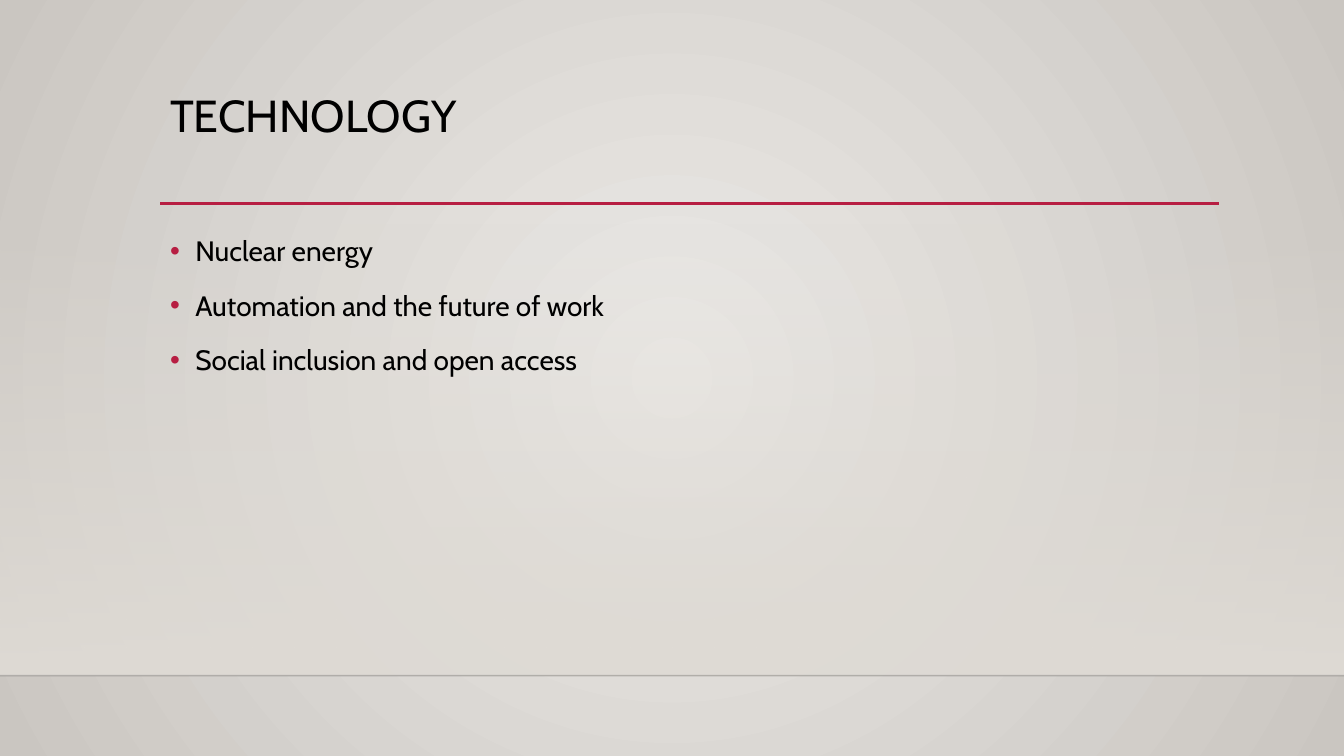
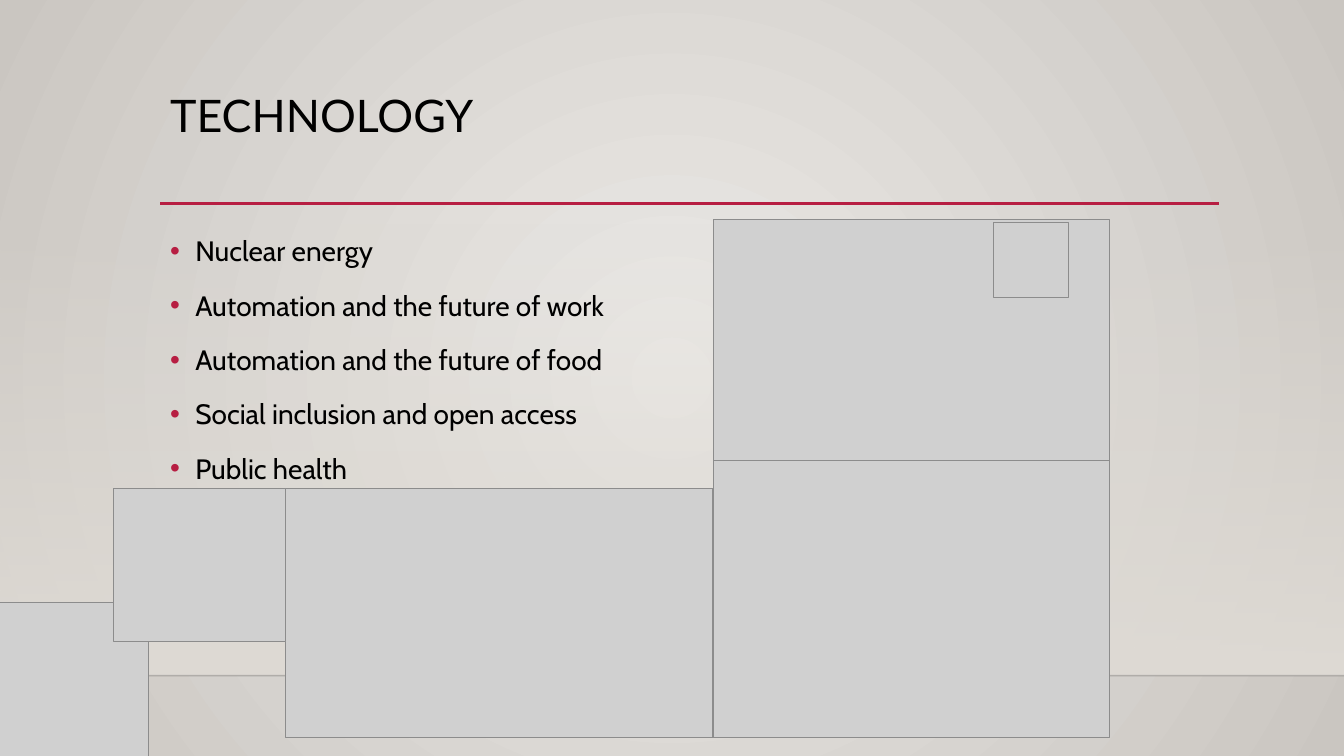
Before and after one commit to odellus/thinktank, a slide deck: slide 6 of MyThinkTank.pptx (slide 5 before the commit). Drawn at 1344x756 pixels with LibreOffice and Linux fonts; fonts in the diff are those of the drawing; grey boxes stand for pictures; background and template pictures are left out. Boxes give left, top, right and bottom in pixels: in the first picture for what was removed or moved away, otherwise in the second. Text is boxed around its words. In the diff, an @@ line names an element or a change of style, - is before the commit and + after.

```diff
--- a/MyThinkTank.pptx
+++ b/MyThinkTank.pptx
@@ title "TECHNOLOGY" at <box>170,99,473,133</box>: font Cabin to Lato @@
@@ picture added at <box>713,219,1109,464</box> @@
@@ picture added at <box>994,222,1069,296</box> @@
@@ text at <box>195,349,602,371</box>: paragraph added @@
+• Automation and the future of food
@@ text at <box>195,458,347,480</box>: paragraph added @@
+• Public health
@@ picture added at <box>713,461,1109,737</box> @@
@@ picture added at <box>114,488,286,642</box> @@
@@ picture added at <box>285,488,713,737</box> @@
@@ picture added at <box>0,603,149,756</box> @@
```
Also in this commit, not shown: 4 other slides changed, 2 slides added.
